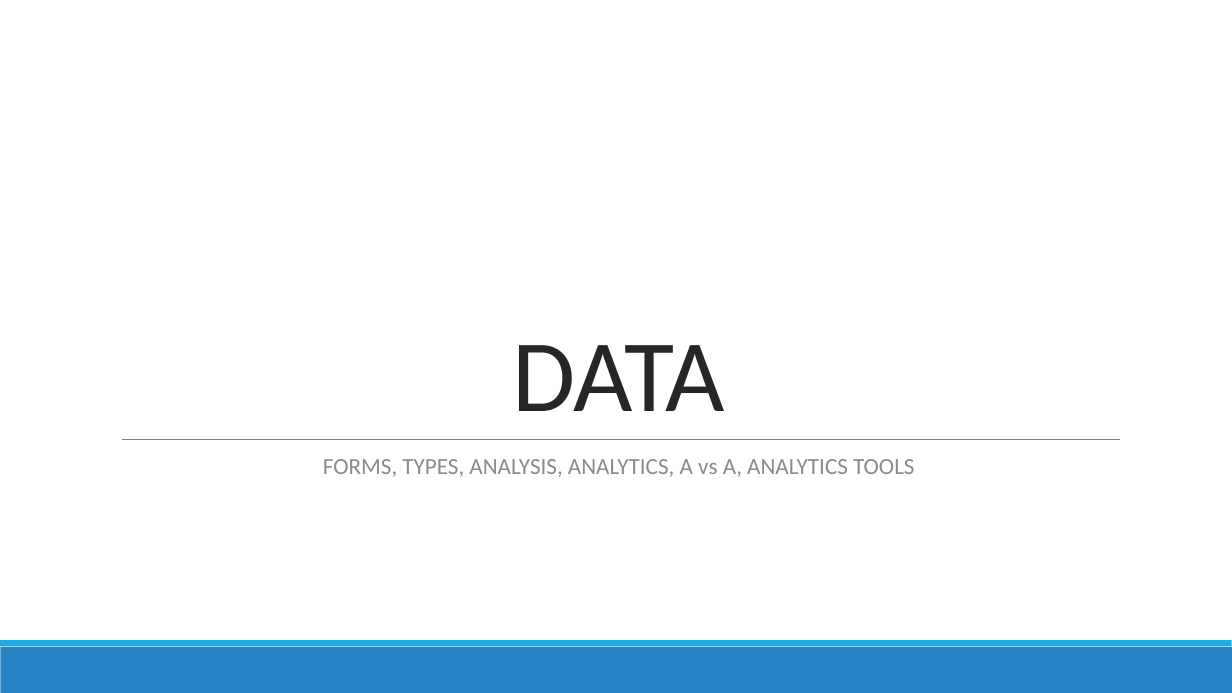
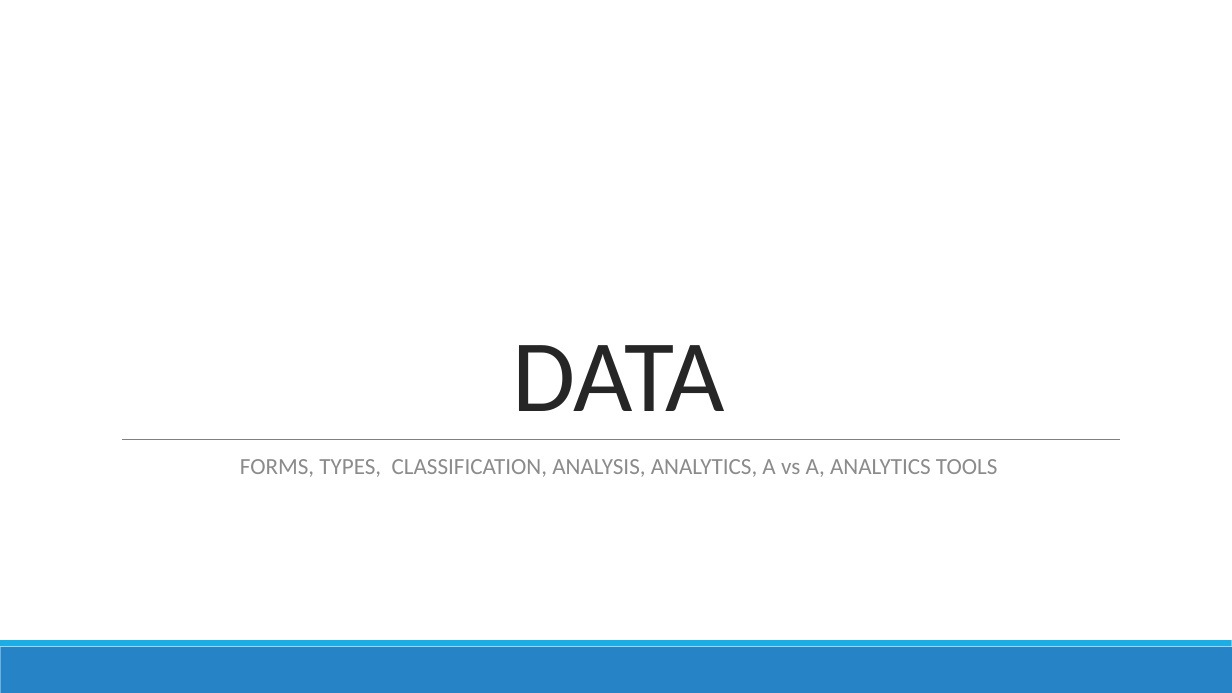
Before and after one commit to DistributedSystems-Fall2018-NEDUET/project-dist_sys, a slide deck: slide 6 of Project Interim Submission/Generic DS Framework.pptx. Drawn at 1232x693 pixels with LibreOffice and Linux fonts; fonts in the diff are those of the drawing. Boxes give left, top, right and bottom in pixels: in the first picture for what was removed or moved away, otherwise in the second. Text is boxed around its words. In the diff, an @@ line names an element or a change of style, - is before the commit and + after.

```diff
--- a/Project Interim Submission/Generic DS Framework.pptx
+++ b/Project Interim Submission/Generic DS Framework.pptx
@@ text at bbox=[240, 459, 997, 477]: text changed @@
-  FORMS, TYPES, ANALYSIS, ANALYTICS, A vs A, ANALYTICS TOOLS
+  FORMS, TYPES, CLASSIFICATION, ANALYSIS, ANALYTICS, A vs A, ANALYTICS TOOLS
```
Also in this commit, not shown: 1 other slide changed.
